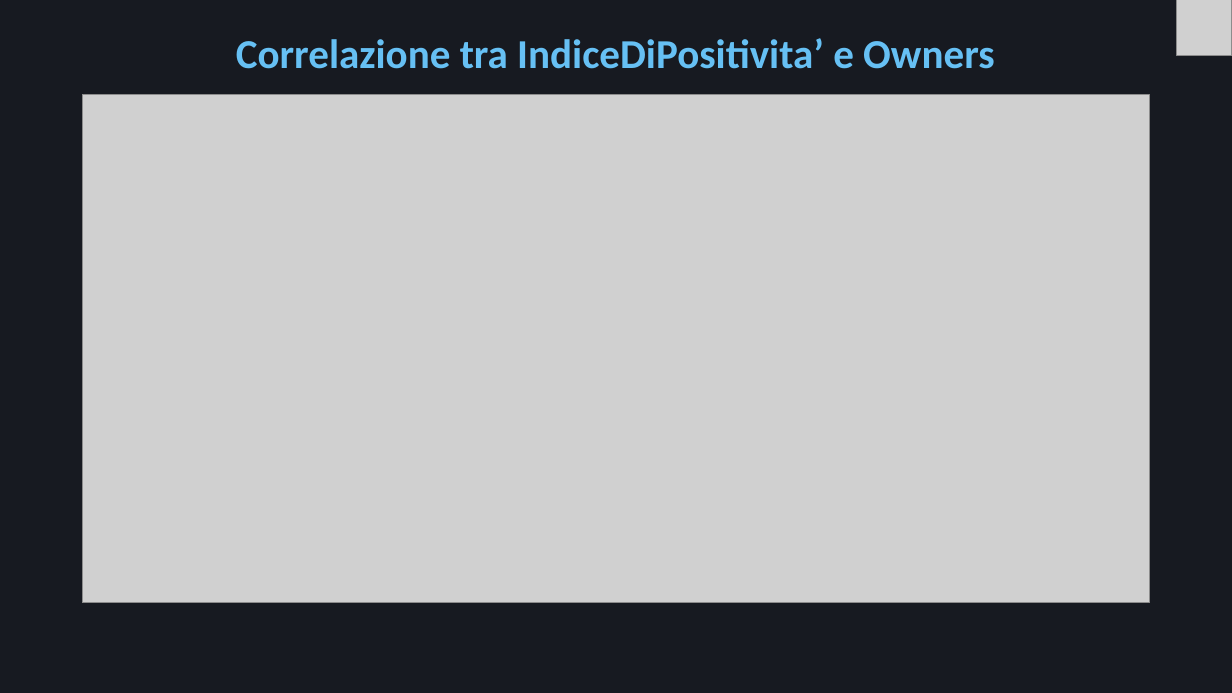
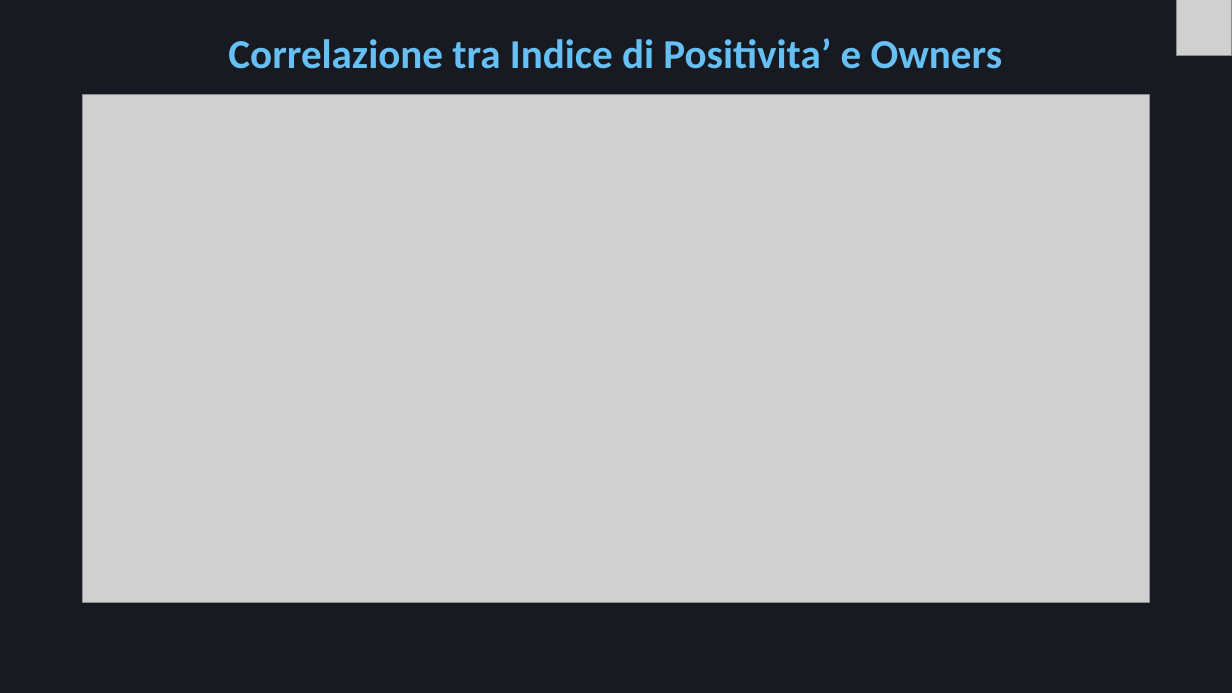
Before and after one commit to Mora11231/VisualizzazioneScientifica, a slide deck: slide 22 of Steam.pptx. Drawn at 1232x693 pixels with LibreOffice and Linux fonts; fonts in the diff are those of the drawing; grey boxes stand for pictures. Boxes give left, top, right and bottom in pixels: in the first picture for what was removed or moved away, otherwise in the second. Text is boxed around its words. In the diff, an @@ line names an element or a change of style, - is before the commit and + after.

```diff
--- a/Steam.pptx
+++ b/Steam.pptx
@@ title at [228,38,1003,69]: text changed @@
-Correlazione tra IndiceDiPositivita’ e Owners
+Correlazione tra Indice di Positivita’ e Owners
```
Also in this commit, not shown: 12 other slides changed, 1 slide added, 1 slide removed, 4 other files.
